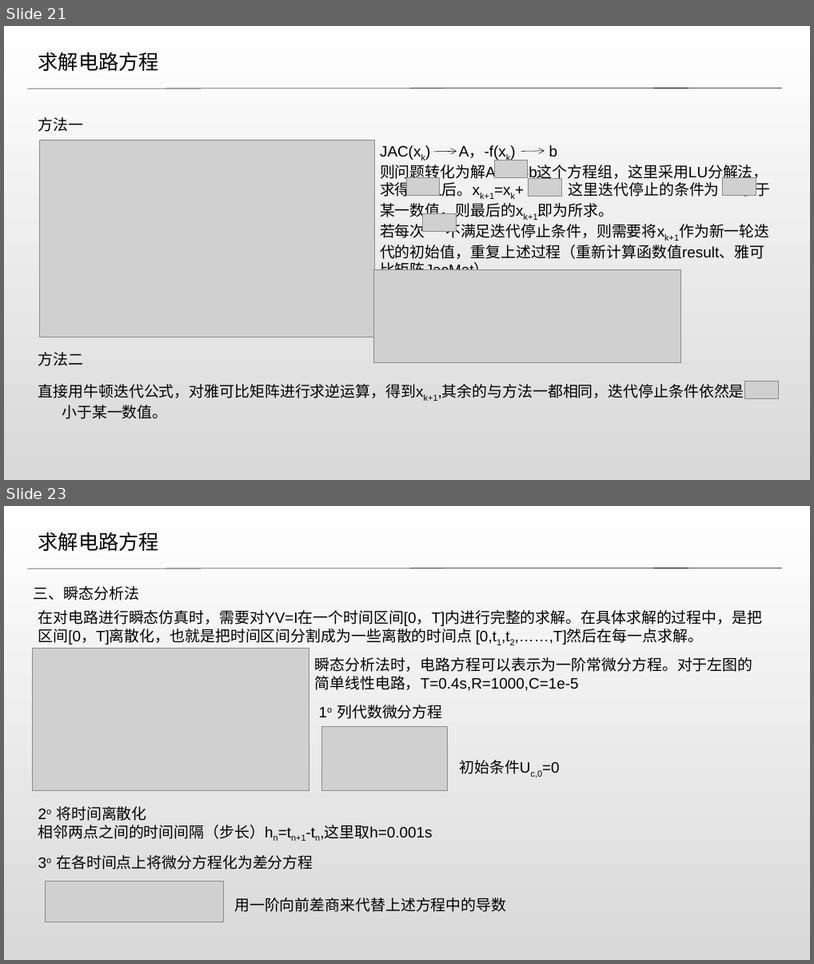
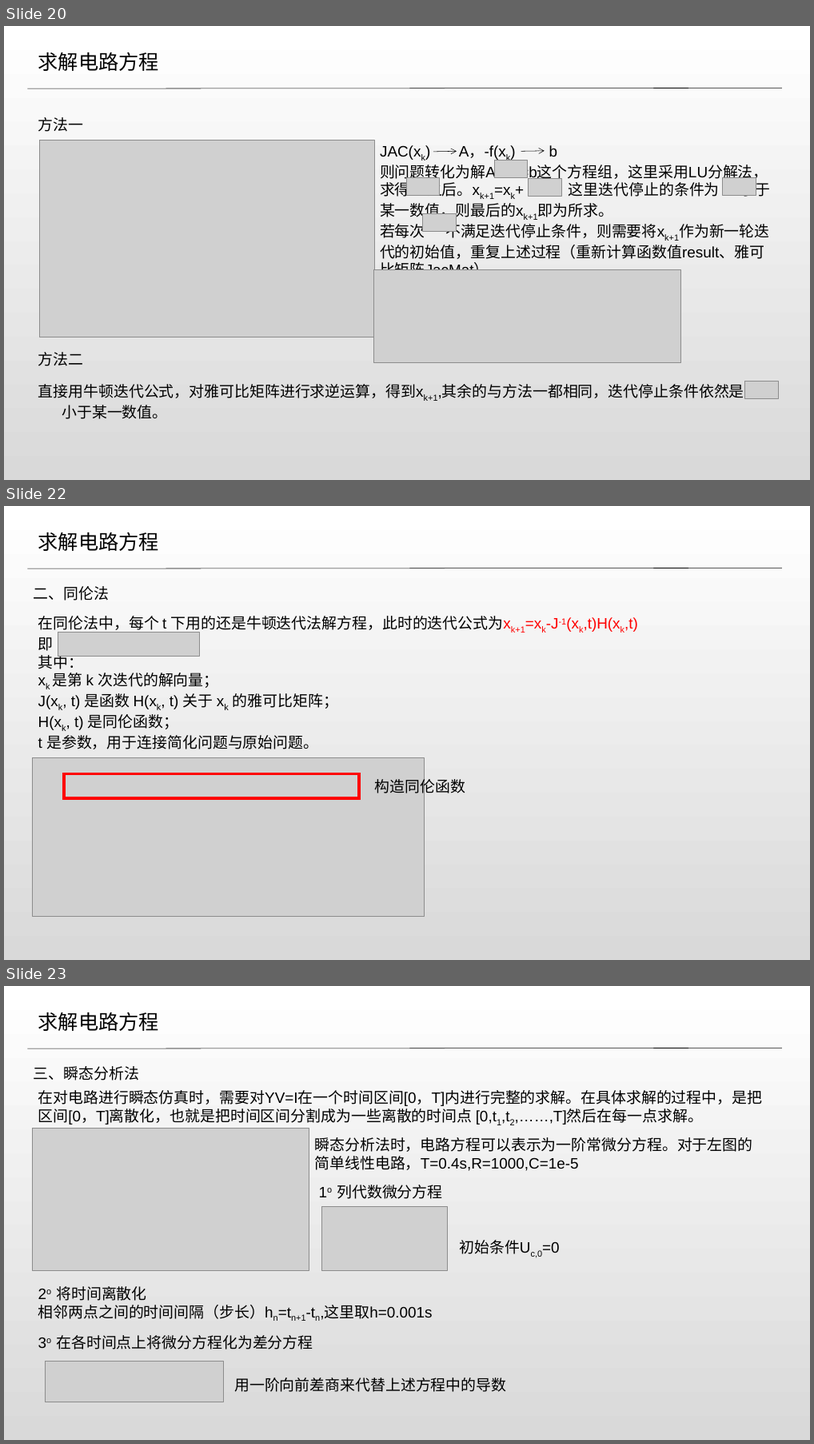
Before and after one commit to fyh126777/parser, a slide deck: 假期作业总结.pptx. Shown one above the other, each under a label of ours: slides 21 and 23 before the commit, slides 20, 22 and 23 after it; the slides between them are not shown. The pictures are 814x964 and 814x1444 pixels, drawn with LibreOffice and Linux fonts; fonts in the diff are those of the drawing; grey boxes stand for pictures; background and template pictures are left out. Boxes give left, top, right and bottom in pixels: in the first picture for what was removed or moved away, otherwise in the second. Text is boxed around its words. In the diff, an @@ line names an element or a change of style, - is before the commit and + after.

```diff
--- a/假期作业总结.pptx
+++ b/假期作业总结.pptx
@@ slide 22 added at bbox=[4, 506, 810, 960], background #FFFFFF @@
@@ text added at bbox=[38, 532, 159, 551], 24 pt, text #000000 @@
+求解电路方程
@@ line added from (27, 568) to (782, 568), #000000 0.5 pt @@
@@ text added at bbox=[34, 586, 109, 600], 18 pt, text #000000 @@
+二、同伦法
@@ text added at bbox=[38, 616, 638, 749], 18 pt, text #000000 @@
+在同伦法中，每个 t 下用的还是牛顿迭代法解方程，此时的迭代公式为xk+1=xk-J-1(xk,t)H(xk,t)
+即
+其中：
+xk 是第 k 次迭代的解向量；
+J(xk, t) 是函数 H(xk, t) 关于 xk 的雅可比矩阵；
+H(xk, t) 是同伦函数；
+t 是参数，用于连接简化问题与原始问题。
@@ picture added at bbox=[58, 632, 199, 656] @@
@@ picture added at bbox=[33, 758, 425, 916] @@
@@ rectangle added at bbox=[64, 774, 359, 798], outline #FF0000 3.5 pt @@
@@ text added at bbox=[375, 776, 466, 796], 18 pt, text #000000 @@
+构造同伦函数
@@ what was slide 21 is now slide 20 @@
```
Also in this commit, not shown: 6 slides changed, 3 slides removed.
